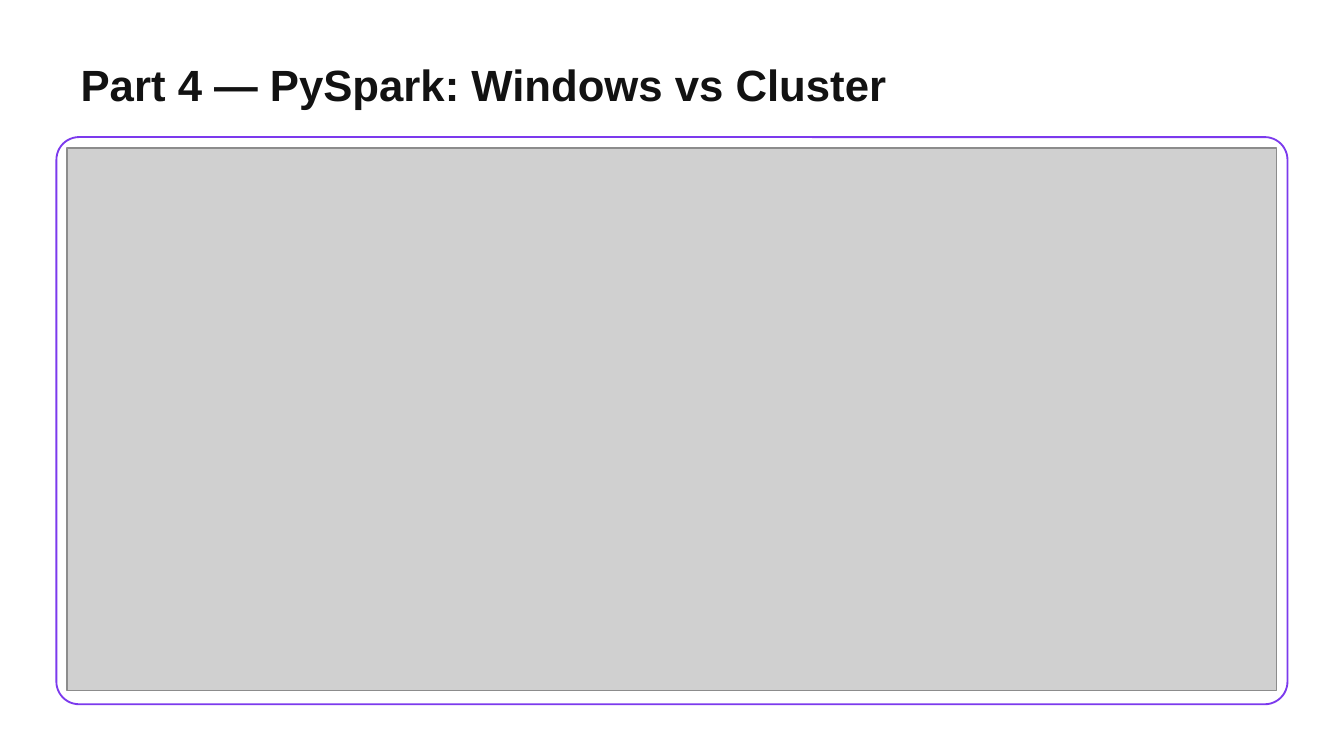
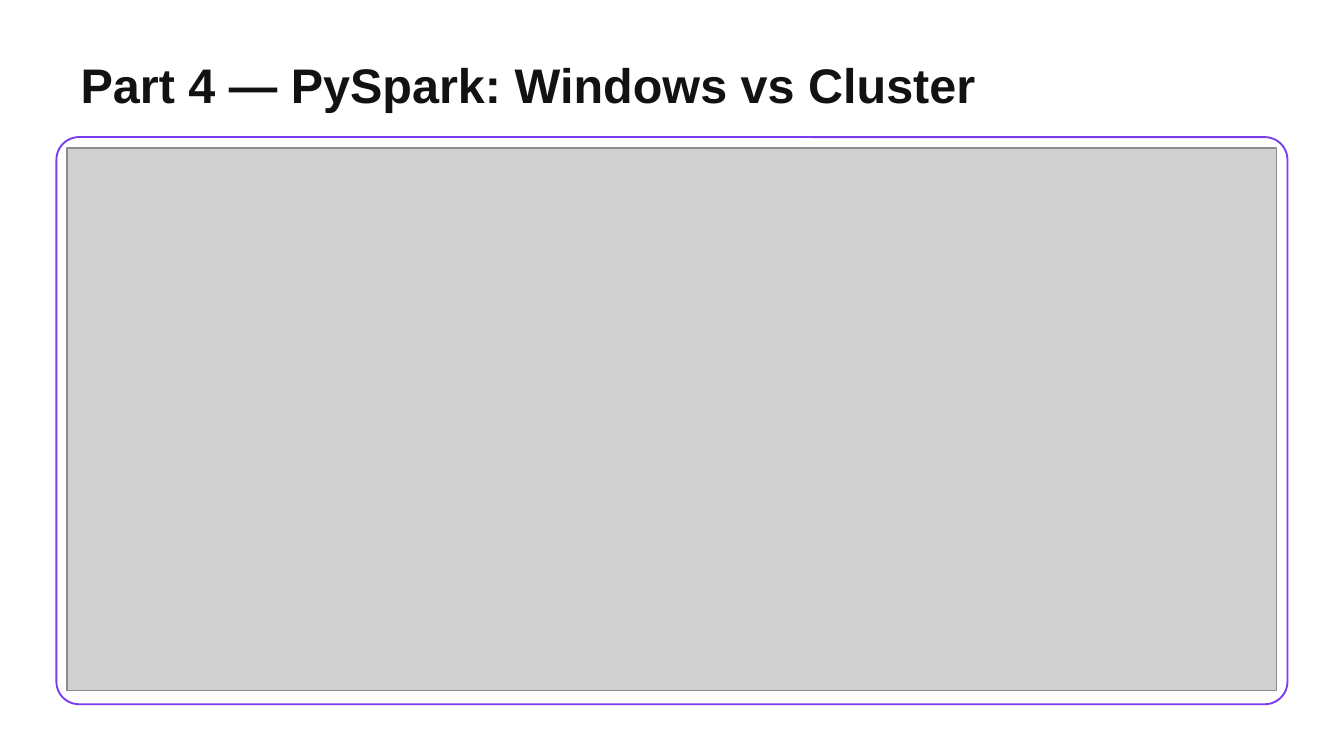
Before and after one commit to Sqaard/Portfolio-Aware-Search, a slide deck: slide 12 of presentations/BigData_ITMO.pptx. Drawn at 1344x756 pixels with LibreOffice and Linux fonts; fonts in the diff are those of the drawing; grey boxes stand for pictures; background and template pictures are left out. Boxes give left, top, right and bottom in pixels: in the first picture for what was removed or moved away, otherwise in the second. Text is boxed around its words. In the diff, an @@ line names an element or a change of style, - is before the commit and + after.

```diff
--- a/presentations/BigData_ITMO.pptx
+++ b/presentations/BigData_ITMO.pptx
@@ title "Part 4 — PySpark: Windows ..." at (81,68,975,112): size 23.4 to 26 pt @@
```
Also in this commit, not shown: 3 other slides changed, 4 other files.
